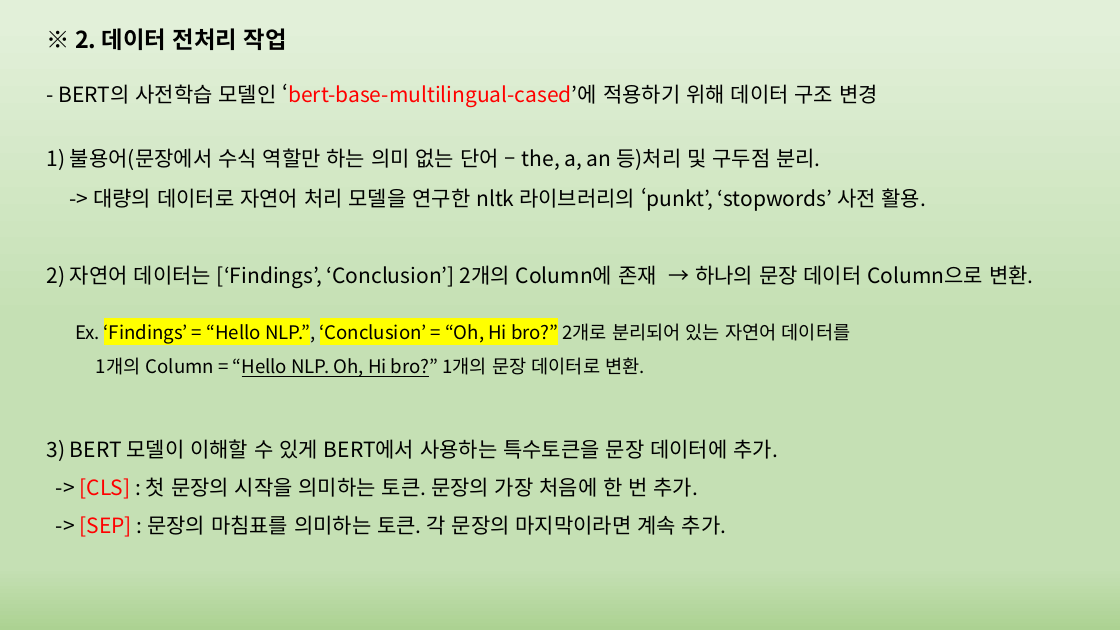
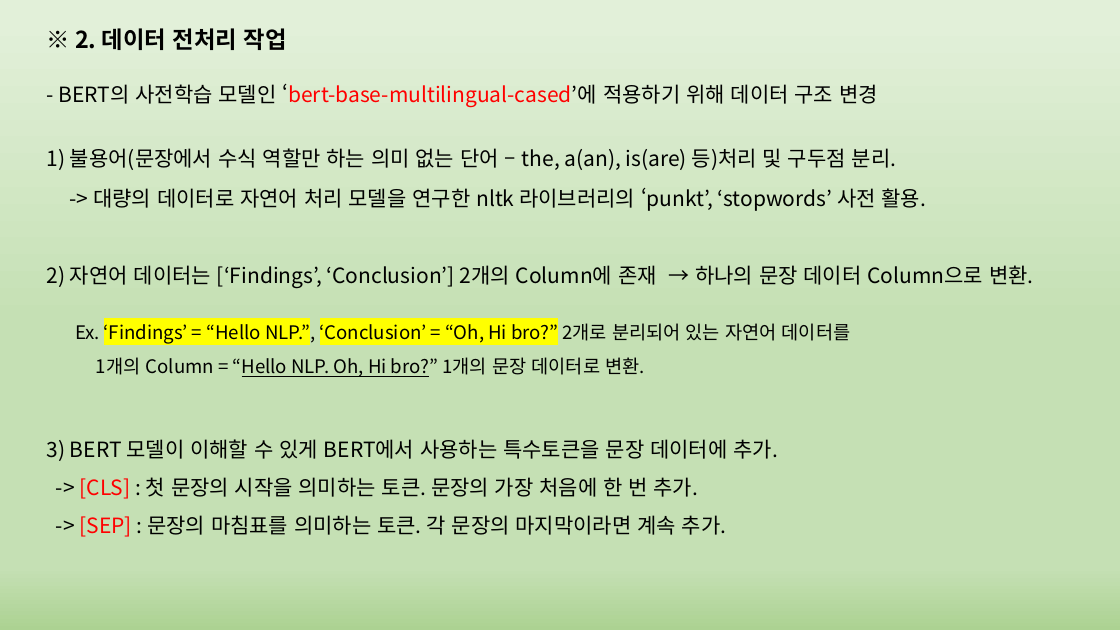
Before and after one commit to phantom0119/K-ium, a slide deck: slide 12 of 정리.pptx. Drawn at 1120x630 pixels with LibreOffice and Linux fonts; fonts in the diff are those of the drawing. Boxes give left, top, right and bottom in pixels: in the first picture for what was removed or moved away, otherwise in the second. Text is boxed around its words. In the diff, an @@ line names an element or a change of style, - is before the commit and + after.

```diff
--- a/정리.pptx
+++ b/정리.pptx
@@ text at box(46, 148, 896, 170): text changed @@
-1) 불용어(문장에서 수식 역할만 하는 의미 없는 단어 – the, a, an 등)처리 및 구두점 분리.
+1) 불용어(문장에서 수식 역할만 하는 의미 없는 단어 – the, a(an), is(are) 등)처리 및 구두점 분리.
```
Also in this commit, not shown: 5 other slides changed.
